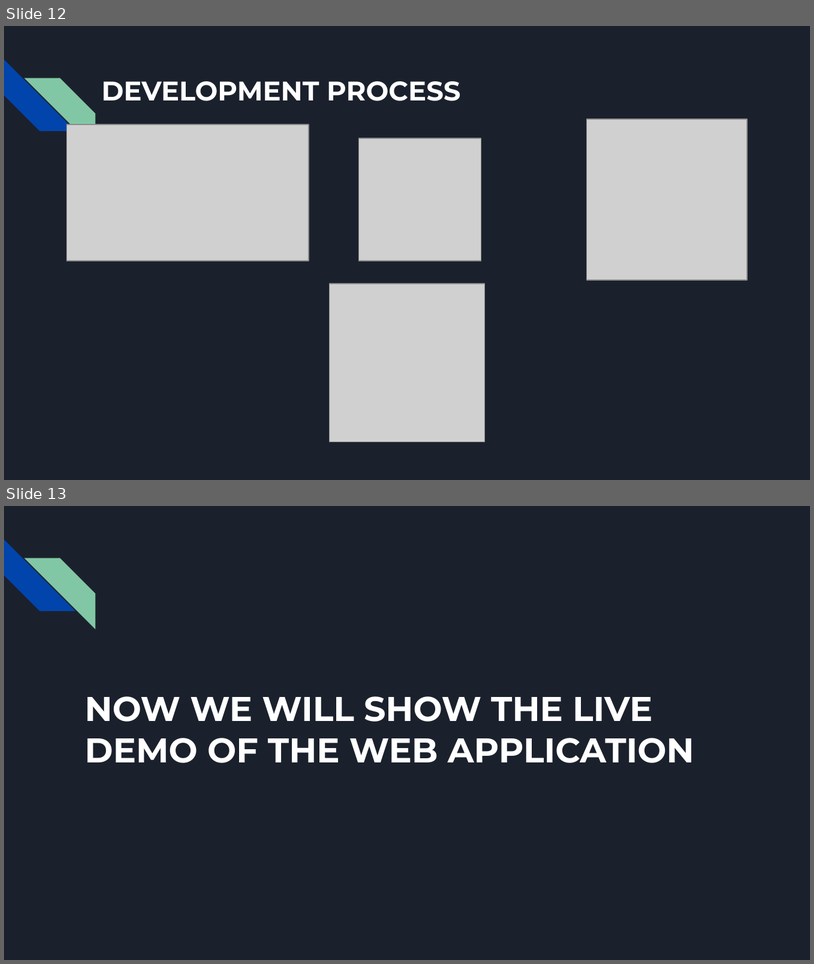
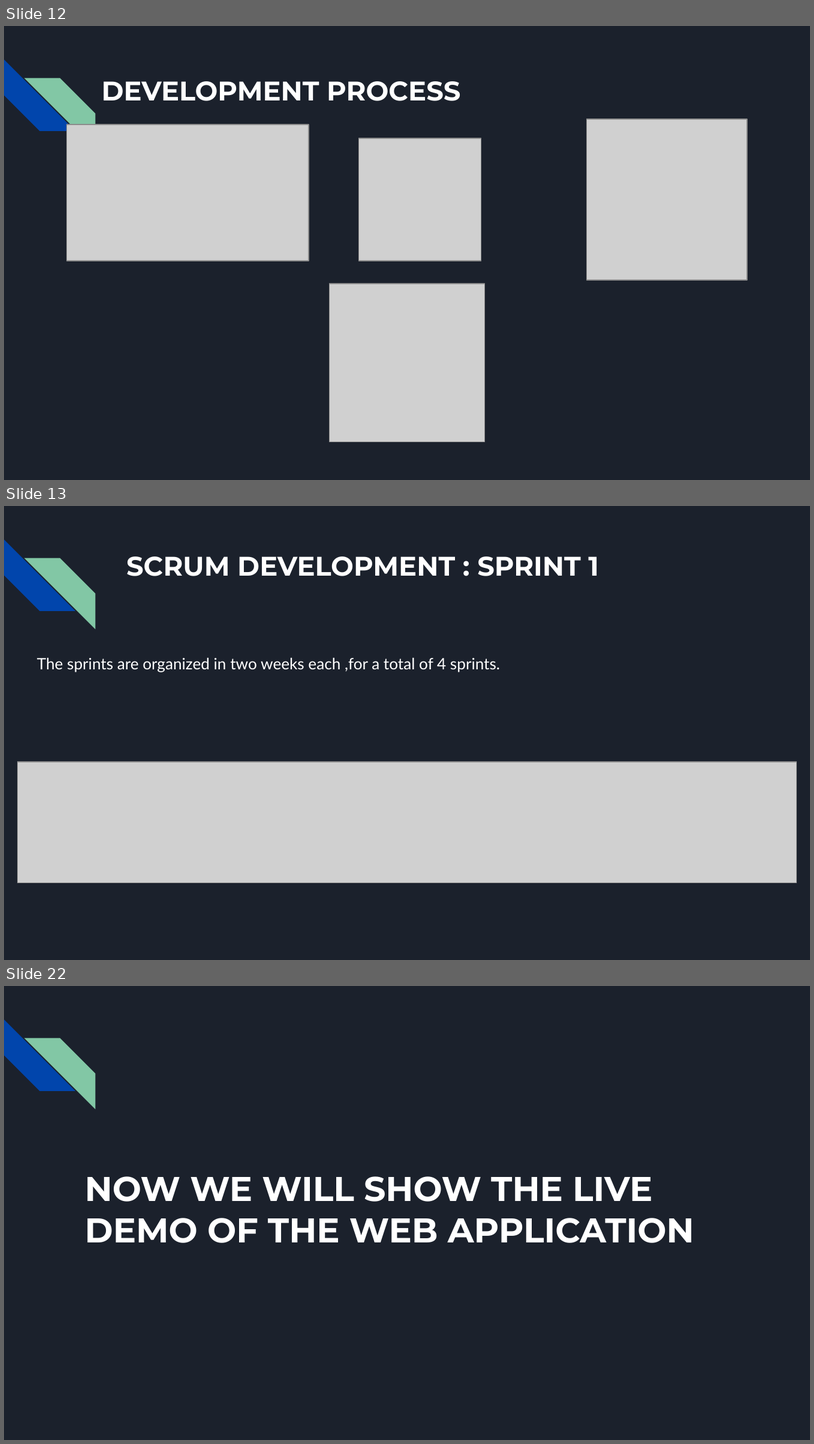
Before and after one commit to bbooss97/MarketFuture, a slide deck: documentazione/Slides presentazione progetto.pptx. Shown one above the other, each under a label of ours: slides 12 and 13 before the commit, slides 12, 13 and 22 after it; the slides between them are not shown. The pictures are 814x964 and 814x1444 pixels, drawn with LibreOffice and Linux fonts; fonts in the diff are those of the drawing; grey boxes stand for pictures. Boxes give left, top, right and bottom in pixels: in the first picture for what was removed or moved away, otherwise in the second. Text is boxed around its words. In the diff, an @@ line names an element or a change of style, - is before the commit and + after.

Commit message:
slides

```diff
--- a/documentazione/Slides presentazione progetto.pptx
+++ b/documentazione/Slides presentazione progetto.pptx
@@ slide 13 added at (x1=4, y1=506, x2=810, y2=960), background #1B212C; not listed: 2 template elements that a slide beside it also shows @@
@@ title added at (x1=126, y1=556, x2=599, y2=576), 24 pt, text #FFFFFF, bold @@
+SCRUM DEVELOPMENT : SPRINT 1
@@ text added at (x1=37, y1=657, x2=500, y2=672), 14 pt, text #FFFFFF @@
+The sprints are organized in two weeks each ,for a total of 4 sprints.
@@ picture added at (x1=18, y1=762, x2=797, y2=883) @@
@@ what was slide 13 is now slide 22 @@
```
Also in this commit, not shown: 1 slide changed, 8 other slides added.
